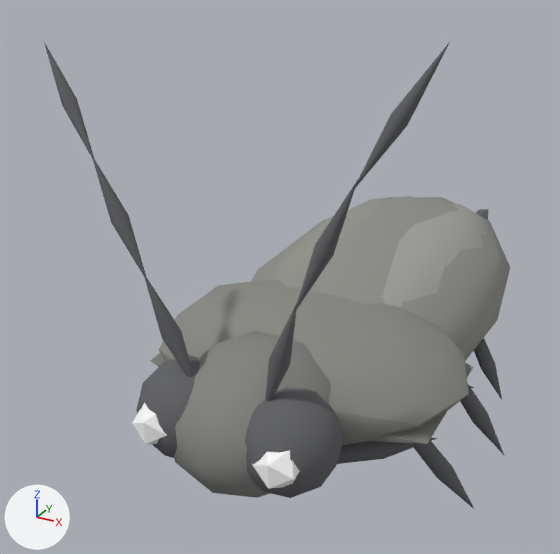
Two versions of the glTF model web-forest/public/model/species/pycnoscelus-indicus.glb, one commit apart.
One viewpoint serves both versions: a 50 mm camera at (0.241, -0.586, 0.393) aimed at (-0.057, -0.045, 0.123). Lighting does not change. The marker at lower left points along +X, +Y and +Z. The first picture is the older version. Where no turn or scale is listed for an object, it has been applied to the vertices.

The scene before the commit, as lines of its bpy script (objects in view):
```python
me_mesh_11 = bpy.data.meshes.new('Mesh_11')
me_mesh_11.from_pydata(...)  # 64 vertices, 120 faces; spans x -0.009..0.06, y -0.0086..0.0086, z -0.0135..0.0903
me_mesh_11.materials.append(mat_flat)
me_mesh_13 = bpy.data.meshes.new('Mesh_13')
me_mesh_13.from_pydata(...)  # 64 vertices, 120 faces; spans x -0.009..0.0541, y -0.0086..0.0086, z -0.0135..0.0814
me_mesh_13.materials.append(mat_flat)
me_mesh_2 = bpy.data.meshes.new('Mesh_2')
me_mesh_2.from_pydata(...)  # 42 vertices, 80 faces; spans x -0.065..0.065, y -0.18..0.18, z -0.05..0.05
me_mesh_2.materials.append(mat_flat)
me_mesh_9 = bpy.data.meshes.new('Mesh_9')
me_mesh_9.from_pydata(...)  # 64 vertices, 120 faces; spans x -0.009..0.0658, y -0.0086..0.0086, z -0.0135..0.0991
me_mesh_9.materials.append(mat_flat)
ob_leg0_l0 = bpy.data.objects.new('leg0-l0', me_mesh_9)
ob_leg0_l0.location = (0.0509, -0.159, 0.05)
ob_leg0_l0.rotation_euler = (-0.55, 1.418, 0.0)  # degrees (-32, 81, 0)
ob_leg1_l0 = bpy.data.objects.new('leg1-l0', me_mesh_11)
ob_leg1_l0.location = (0.0509, -0.0391, 0.05)
ob_leg1_l0.rotation_euler = (0.0, 1.418, 0.0)  # degrees (0, 81, 0)
ob_leg2_l0 = bpy.data.objects.new('leg2-l0', me_mesh_13)
ob_leg2_l0.location = (0.0509, 0.0804, 0.05)
ob_leg2_l0.rotation_euler = (0.55, 1.418, 0.0)  # degrees (32, 81, 0)
ob_wingcase_r = bpy.data.objects.new('wingcase-r', me_mesh_2)
ob_wingcase_r.location = (-0.0275, 0.0472, 0.1001)
# also in view: 'wingcase-l' at (0.027, 0.047, 0.1); 'antenna-l0' at (0.038, -0.219, 0.153); 'antenna-r0' at (-0.044, -0.218, 0.15); 'antenna-l1' at (0.066, -0.216, 0.231); 'antenna-r2' at (-0.128, -0.203, 0.294)
```
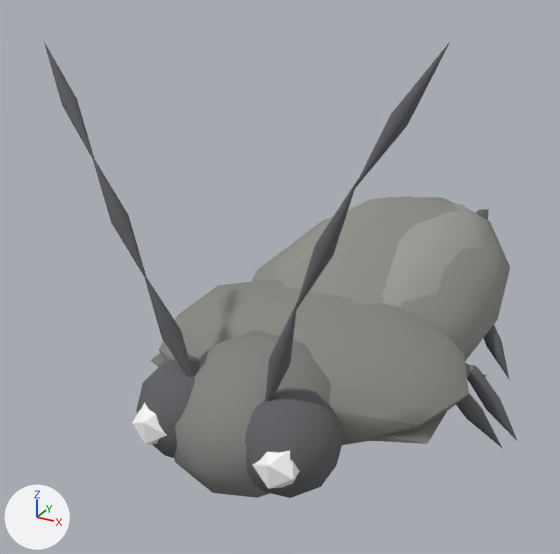
Location of each change, (x1, y1, x2, y2) in pixels of the pictures (560 x 554 px):
'leg0-l0', moved
    before: (337, 438, 474, 509)
    after: (456, 393, 502, 448)
'leg1-l0', moved
    before: (460, 384, 504, 455)
    after: (467, 365, 517, 440)
'leg2-l0', moved
    before: (474, 338, 502, 400)
    after: (483, 325, 510, 380)

The edits, one by one:
In object 'leg0-l0' (ob_leg0_l0), parent is now set to ob_abdomen.
Object 'leg0-l0' (ob_leg0_l0) moves from (0.0509, -0.159, 0.05) to (0.0565, -0.155, -0.00347).
In object 'leg1-l0' (ob_leg1_l0), parent is now set to ob_abdomen.
Object 'leg1-l0' (ob_leg1_l0) moves from (0.0509, -0.0391, 0.05) to (0.0565, -0.0652, -0.0278).
In object 'leg2-l0' (ob_leg2_l0), parent is now set to ob_abdomen.
Object 'leg2-l0' (ob_leg2_l0) moves from (0.0509, 0.0804, 0.05) to (0.0565, 0.0244, -0.00347).
